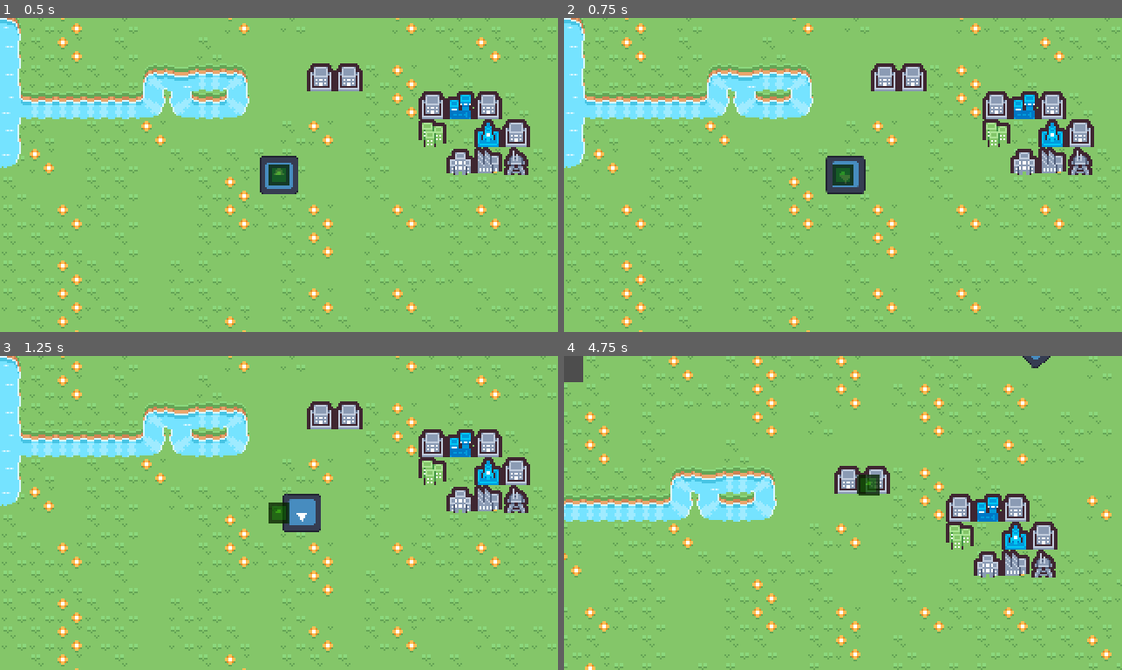
Above: before the commit, frames 1-4 (two rows, left to right).
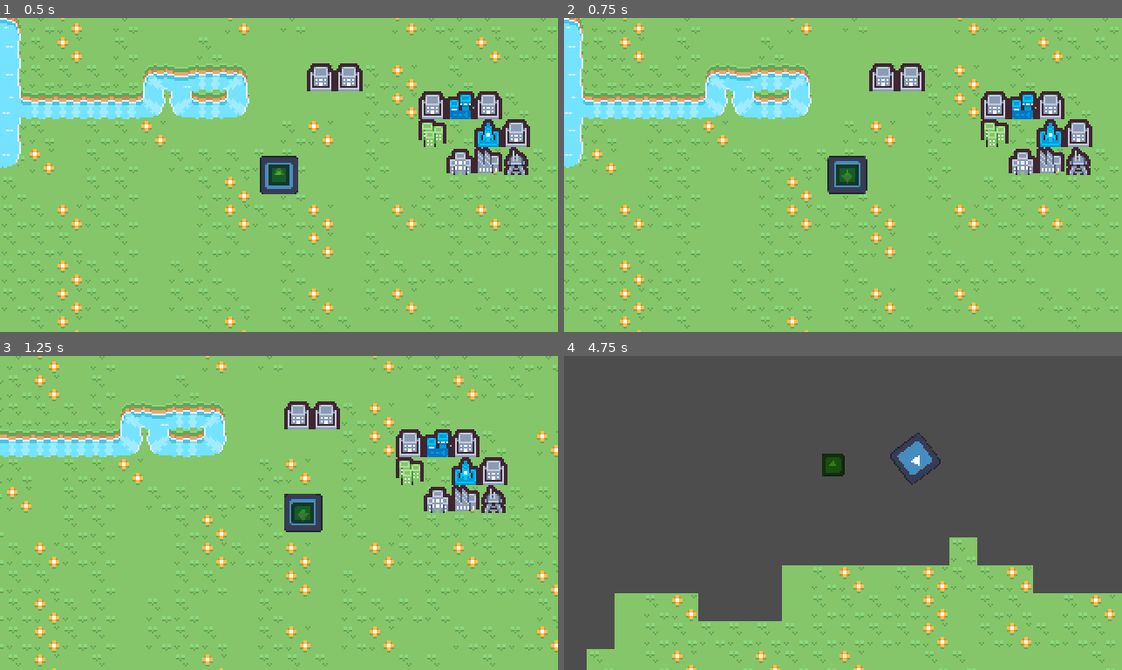
Above: after the commit, the same moments.

Repository: Simplexeon/root-tech-tree-editor
Game: Godot game, scene res://Scenes/main.tscn
The game is run twice, just before and just after one commit, with the same random seed, the same clock (stepped at 60 frames per second) and the same inputs. The engine's default icon, where the game draws it, is replaced by a stand-in: a white triangle on a blue panel in a dark square.
Inputs (mouse positions are in pixels of both pictures, inside the frame that each line leads up to):
- Up to frame 1 (0.5 s): no input
- Up to frame 2 (0.75 s): tap Enter at 0.5 s; move the mouse to (965, 159) at 0.52 s; hold D (right) from 0.53 s (still down); click (965, 159) at 0.67 s
- Up to frame 3 (1.25 s): keep holding D (right)
- Up to frame 4 (4.75 s): move the mouse to (815, 513) at 1.27 s; release D (right) at 1.28 s; hold W (up) from 1.28 s (still down); move the mouse to (854, 506) at 2.02 s; move the mouse to (837, 519) at 2.77 s; click (837, 519) at 2.92 s; move the mouse to (887, 516) at 3.52 s; move the mouse to (798, 509) at 4.27 s

Frame 1 is identical in both runs. In frame 2, 10% of the frame differs, in the area x 0-100%, y 0-100%; in frame 3, 20%; in frame 4, 78%.

Commit message:
Fixed character controller

Diff:
--- a/Nodes/Entities/Player/player.gd
+++ b/Nodes/Entities/Player/player.gd
@@ -4,12 +4,9 @@
 # Parameters
 
 @export_subgroup("Movement")
-@export var Acceleration : float;
-@export var AccelerationRamp : Curve;
+@export_range(0.5, 5) var Acceleration : float;
 @export var TargetSpeed : float;
-@export var Friction : Curve;
-@export var MaxFriction : float;
-@export_range(-1.0, 1.0) var TurningPoint : float;
+@export_range(0.5, 5) var Friction : float;
 
 @export_subgroup("Controls")
 @export_range(0.05, 5.0) var MouseSensitivity : float;
@@ -21,6 +18,12 @@
 @export_exp_easing("attenuation") var CameraSmoothing : float;
 
 
+# Data
+
+var last_pos : Vector2;
+
+
+
 # Components
 
 @onready var Camera : Camera2D = $Camera;
@@ -29,11 +32,6 @@
 
 
 # Processes
-
-func _ready() -> void:
-
-	AccelerationRamp.bake();
-	Friction.bake();
 
 
 func _input(event: InputEvent) -> void:
@@ -65,6 +63,10 @@
 
 	process_movement(delta);
 
+	Crosshair.global_position += global_position - last_pos;
+
+	last_pos = global_position;
+
 
 # Functions
 
@@ -90,19 +92,10 @@
 		move_dir.x += 1;
 	move_dir = move_dir.normalized();
 
+	var accel = Acceleration;
+	if(move_dir == Vector2.ZERO):
+		accel = Friction;
 
-	if(move_dir == Vector2.ZERO):
-		move_dir = (velocity * -1).normalized();
-
-	#var friction_amount : float = 1 - ((move_dir.dot(velocity.normalized()) + 1) / 2);
-
-	var force : float = AccelerationRamp.sample_baked(min(velocity.length() / TargetSpeed, 1.0)) * Acceleration * delta;
-	var target_velocity : Vector2 = velocity + (move_dir * force);
-
-	if(target_velocity.normalized().dot(velocity.normalized()) <= TurningPoint and velocity != Vector2.ZERO):
-		velocity = Vector2.ZERO;
-	else:
-		velocity = target_velocity;
-
+	velocity = lerp(velocity, move_dir * TargetSpeed, accel * delta);
 
 	move_and_slide();
--- a/Nodes/Entities/Player/player.tscn
+++ b/Nodes/Entities/Player/player.tscn
@@ -1,34 +1,20 @@
-[gd_scene load_steps=7 format=3 uid="uid://ce1f0kuejodj1"]
+[gd_scene load_steps=5 format=3 uid="uid://ce1f0kuejodj1"]
 
 [ext_resource type="Texture2D" uid="uid://d4g4o1cbuxjuh" path="res://icon.svg" id="1_3w6f0"]
 [ext_resource type="Script" path="res://Nodes/Entities/Player/player.gd" id="1_m4suu"]
 [ext_resource type="PackedScene" uid="uid://dqto8hvmjc00y" path="res://Nodes/Entities/Player/Camera/camera.tscn" id="3_728lh"]
-
-[sub_resource type="Curve" id="Curve_slsdp"]
-max_value = 2.0
-bake_resolution = 150
-_data = [Vector2(0, 1.78022), 0.0, -2.30438, 0, 0, Vector2(0.275281, 1.16484), -2.06274, -2.06274, 0, 0, Vector2(0.58427, 0.725275), -1.10341, -1.10341, 0, 0, Vector2(1, 0.32967), -1.25746, 0.0, 0, 0]
-point_count = 4
-
-[sub_resource type="Curve" id="Curve_0jsga"]
-bake_resolution = 150
-_data = [Vector2(0, 0), 0.0, 4.4011, 0, 0, Vector2(0.252809, 0.659341), 1.25387, 1.25387, 0, 0, Vector2(1, 1), 0.0, 0.0, 0, 0]
-point_count = 3
 
 [sub_resource type="RectangleShape2D" id="RectangleShape2D_8ips3"]
 size = Vector2(40, 40)
 
 [node name="Player" type="CharacterBody2D"]
 script = ExtResource("1_m4suu")
-Acceleration = 80.0
-AccelerationRamp = SubResource("Curve_slsdp")
-TargetSpeed = 120.0
-Friction = SubResource("Curve_0jsga")
-MaxFriction = 300.0
-TurningPoint = -0.666
+Acceleration = 2.0
+TargetSpeed = 160.0
+Friction = 4.0
 MouseSensitivity = 0.856
 MouseRange = 250.0
-MaxViewDistance = 300.0
+MaxViewDistance = 380.0
 CameraSmoothing = 2.81104
 
 [node name="Sprite2D" type="Sprite2D" parent="."]
